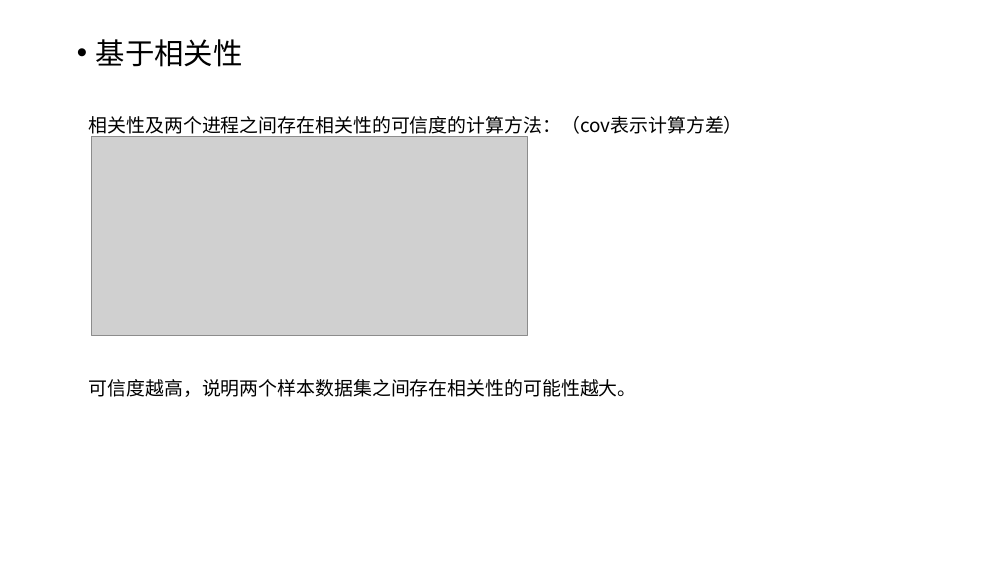
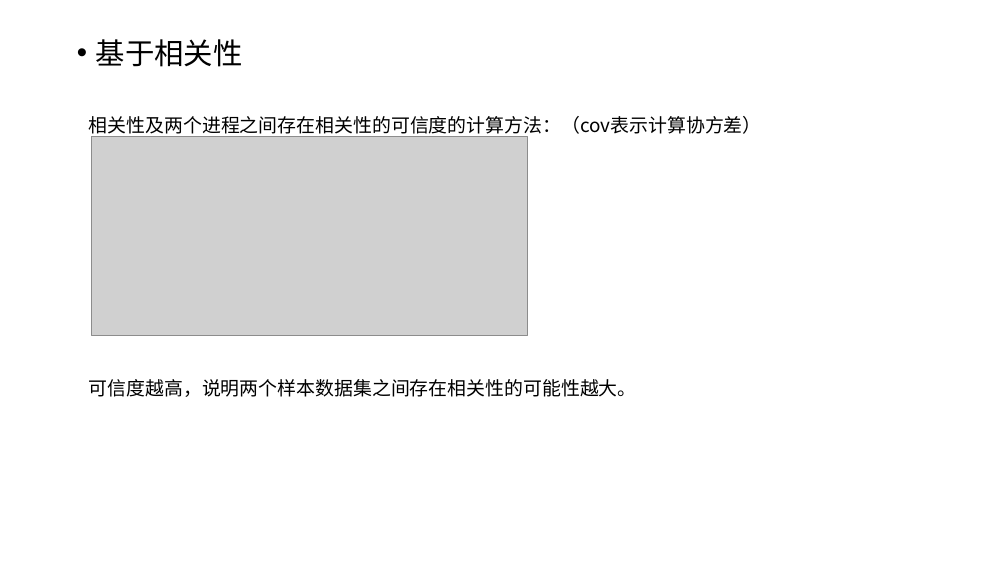
Before and after one commit to Wangmignu/flush-reload, a slide deck: slide 15 of 基于HPC的攻击检测.pptx. Drawn at 1008x567 pixels with LibreOffice and Linux fonts; fonts in the diff are those of the drawing; grey boxes stand for pictures. Boxes give left, top, right and bottom in pixels: in the first picture for what was removed or moved away, otherwise in the second. Text is boxed around its words. In the diff, an @@ line names an element or a change of style, - is before the commit and + after.

```diff
--- a/基于HPC的攻击检测.pptx
+++ b/基于HPC的攻击检测.pptx
@@ text at (x1=89, y1=116, x2=762, y2=137): text changed @@
-相关性及两个进程之间存在相关性的可信度的计算方法：（cov表示计算方差）
+相关性及两个进程之间存在相关性的可信度的计算方法：（cov表示计算协方差）
```
Also in this commit, not shown: 1 other slide changed.
